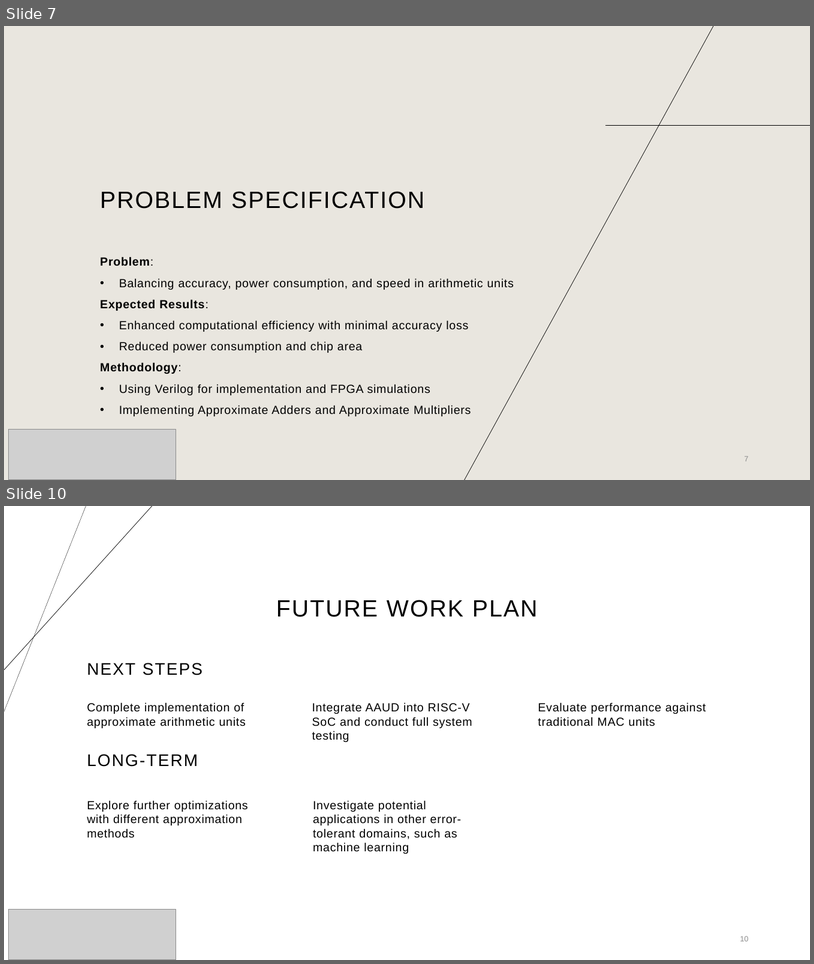
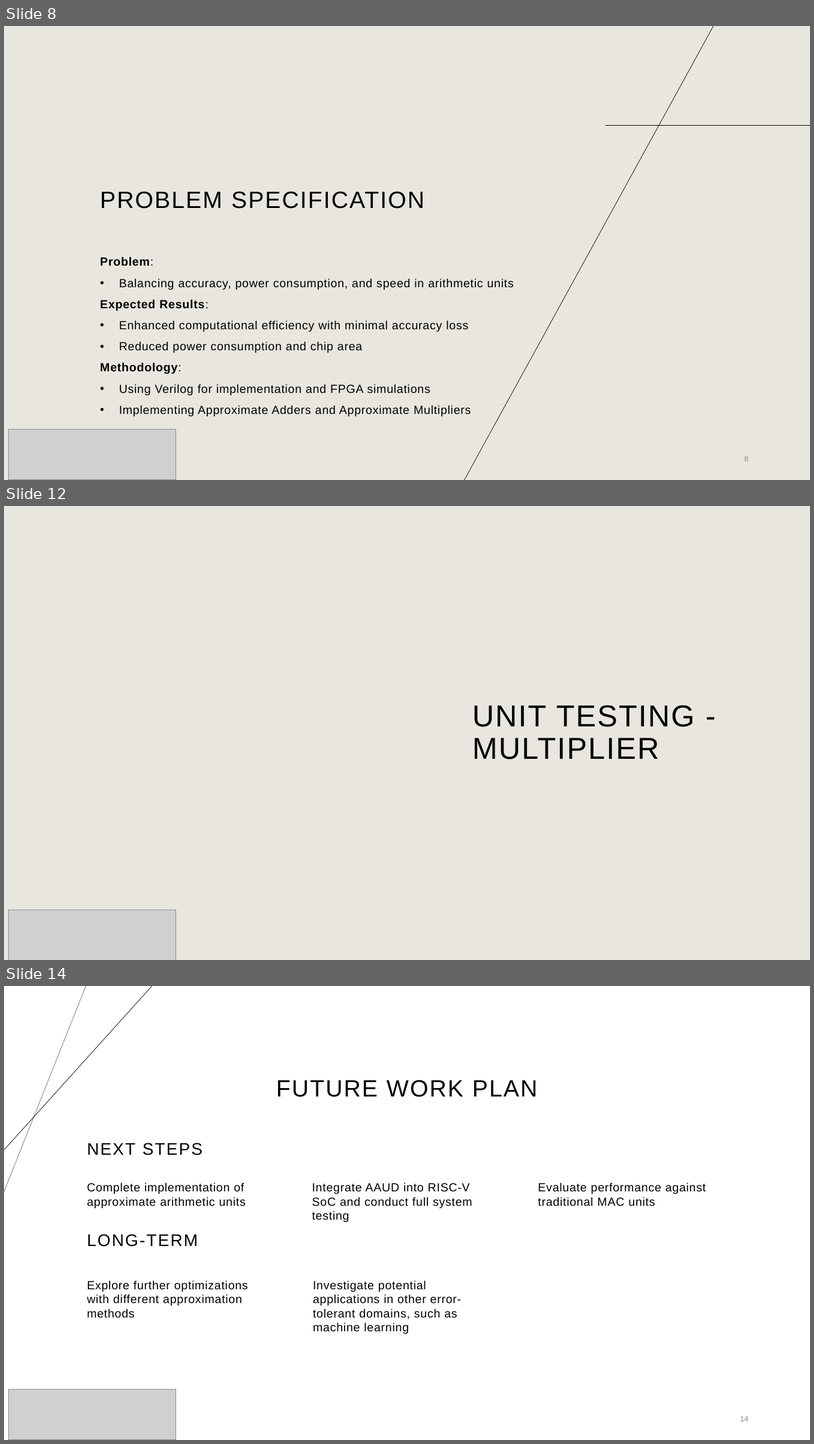
Before and after one commit to AmaanMujawar/EEE381_IIP-Hardware-Accelerator-for-RISCV-Processor, a slide deck: Documents/Public Engagement/PublicEngagementActivity.pptx. Shown one above the other, each under a label of ours: slides 7 and 10 before the commit, slides 8, 12 and 14 after it; the slides between them are not shown. The pictures are 814x964 and 814x1444 pixels, drawn with LibreOffice and Linux fonts; fonts in the diff are those of the drawing; grey boxes stand for pictures; background and template pictures are left out. Boxes give left, top, right and bottom in pixels: in the first picture for what was removed or moved away, otherwise in the second. Text is boxed around its words. In the diff, an @@ line names an element or a change of style, - is before the commit and + after.

```diff
--- a/Documents/Public Engagement/PublicEngagementActivity.pptx
+++ b/Documents/Public Engagement/PublicEngagementActivity.pptx
@@ slide 12 added at <box>4,506,810,960</box>, background #E9E6DF @@
@@ title added at <box>473,705,695,759</box>, 36 pt, text #000000 @@
+UNIT TESTING - MULTIPLIER
@@ picture added at <box>8,910,176,960</box> @@
@@ what was slide 7 is now slide 8 @@
@@ page number at <box>744,456,749,461</box>: text changed @@
-7
+8
@@ what was slide 10 is now slide 14 @@
@@ page number at <box>740,1416,749,1421</box>: text changed @@
-10
+14
```
Also in this commit, not shown: 7 slides changed, 4 other slides added.
